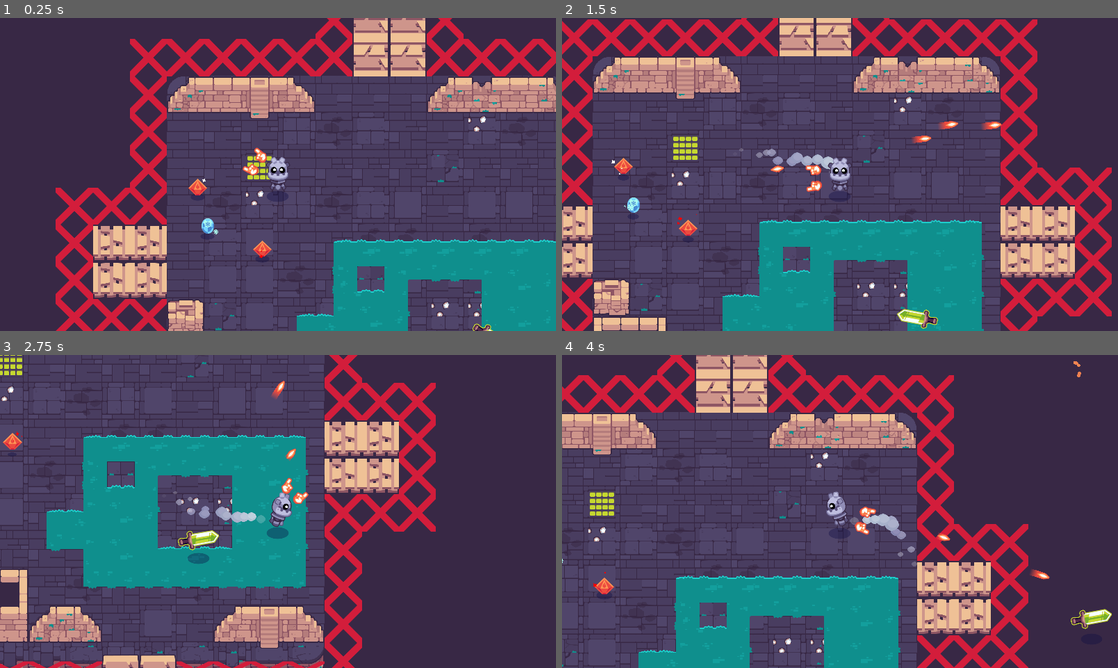
Above: before the commit, frames 1-4 (two rows, left to right).
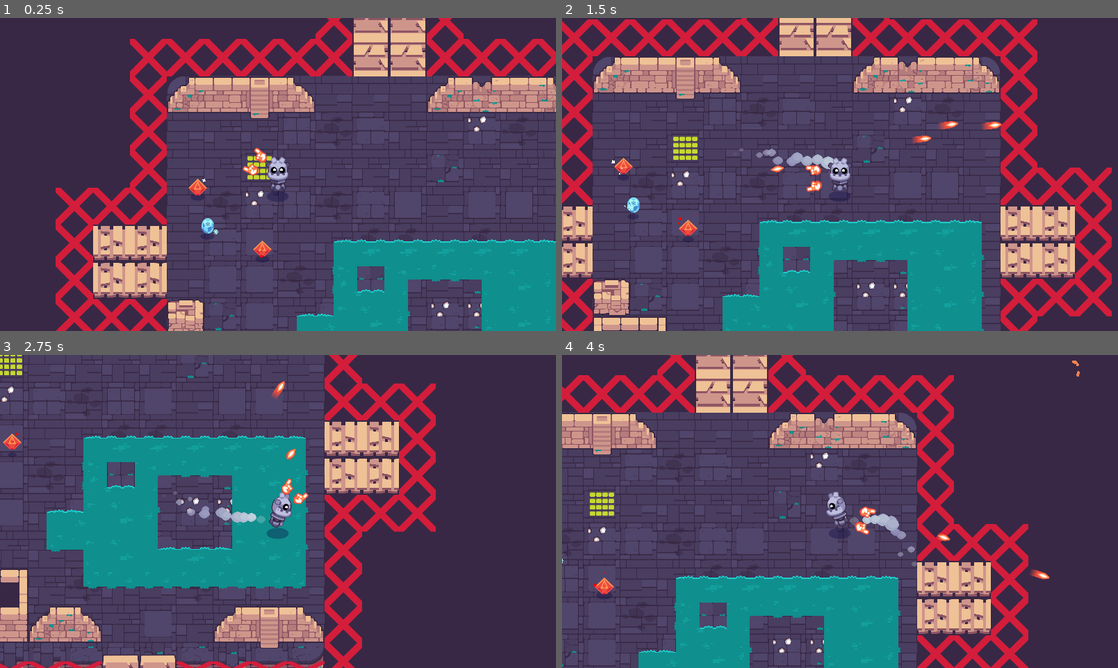
Above: after the commit, the same moments.

Repository: Tyler-Henson/GodotFinalChallenge
Game: Godot game, scene res://rooms/TestRoom.tscn
Two runs of this game, one before a commit and one after it. Both use one fixed random seed, a clock stepped at 60 frames per second and the inputs below. Sound files missing from this copy of the repository are replaced by a short silence.
Inputs (mouse positions are in pixels of both pictures, inside the frame that each line leads up to):
- Up to frame 1 (0.25 s): no input
- Up to frame 2 (1.5 s): move the mouse to (962, 158) at 0.52 s; press the mouse at (962, 158) at 0.53 s; hold D (move_right) 0.53-1.28 s; move the mouse to (728, 190) at 1.27 s; release the mouse at (728, 190) at 1.28 s; hold S (move_down) from 1.28 s (still down); click (728, 190) at 1.35 s
- Up to frame 3 (2.75 s): move the mouse to (333, 442) at 2.02 s; release S (move_down) at 2.03 s; press the mouse at (333, 442) at 2.03 s; hold D (move_right) from 2.03 s (still down)
- Up to frame 4 (4 s): move the mouse to (812, 574) at 2.77 s; release D (move_right) at 2.78 s; release the mouse at (812, 574) at 2.78 s; hold W (move_up) 2.78-3.53 s; click (812, 574) at 2.85 s; move the mouse to (1006, 558) at 3.52 s; press the mouse at (1006, 558) at 3.53 s; hold A (move_left) from 3.53 s (still down)

The runs differ from the first frame. In frame 1, less than 0.1% of the frame differs, in the area x 85-89%, y 97-100%; in frame 2, 0.3%; in frame 3, 3.5%, in the area x 0-79%, y 0-100%; in frame 4, 0.3%.

Commit message:
Added spawners for mobs, teleporters, and the character

Diff:
--- a/rooms/TestRoom.gd
+++ b/rooms/TestRoom.gd
@@ -1,8 +1,11 @@
 extends YSort
 
-onready var spawner := $Mobs/Spawner
+onready var spawner := $Mobs/SpawnerMob
+
+onready var spawner_teleport := $Mobs/SpawnerTeleporter
 
 
 
 func _ready() -> void:
 	spawner.spawn()
+	#spawner_teleport.spawn()
--- a/rooms/TestRoom.tscn
+++ b/rooms/TestRoom.tscn
@@ -1,18 +1,14 @@
-[gd_scene load_steps=14 format=2]
+[gd_scene load_steps=10 format=2]
 
 [ext_resource path="res://rooms/assets/tileset_floating_dungeon.tres" type="TileSet" id=1]
 [ext_resource path="res://robot/Robot.tscn" type="PackedScene" id=2]
 [ext_resource path="res://pickups/ice_spells/PickupSpellIcePunch.tscn" type="PackedScene" id=3]
 [ext_resource path="res://rooms/assets/tileset_inivisible_walls.tres" type="TileSet" id=4]
-[ext_resource path="res://mobs/dummy/Dummy.tscn" type="PackedScene" id=5]
+[ext_resource path="res://rooms/spawners/SpawnerMob.tscn" type="PackedScene" id=5]
 [ext_resource path="res://pickups/fire_spells/PickupSpellFireBasic.tscn" type="PackedScene" id=6]
 [ext_resource path="res://pickups/fire_spells/PickupSpellFireRapid.tscn" type="PackedScene" id=7]
-[ext_resource path="res://rooms/spawners/spawner_mob.svg" type="Texture" id=8]
-[ext_resource path="res://mobs/shield/Shield.tscn" type="PackedScene" id=9]
-[ext_resource path="res://mobs/sword/Sword.tscn" type="PackedScene" id=10]
-[ext_resource path="res://mobs/bomb/Bomb.tscn" type="PackedScene" id=11]
+[ext_resource path="res://rooms/spawners/SpawnerTeleporter.tscn" type="PackedScene" id=8]
 [ext_resource path="res://rooms/TestRoom.gd" type="Script" id=12]
-[ext_resource path="res://rooms/spawners/Spawner.gd" type="Script" id=13]
 
 [node name="TestRoom" type="YSort"]
 script = ExtResource( 12 )
@@ -74,11 +70,11 @@
 "_edit_lock_": true
 }
 
-[node name="Spawner" type="Sprite" parent="Mobs"]
-position = Vector2( 1120, 902 )
-texture = ExtResource( 8 )
-script = ExtResource( 13 )
-list = [ ExtResource( 5 ), ExtResource( 11 ), ExtResource( 9 ), ExtResource( 10 ) ]
+[node name="SpawnerMob" parent="Mobs" instance=ExtResource( 5 )]
+position = Vector2( 1041, 846 )
+
+[node name="SpawnerTeleporter" parent="Mobs" instance=ExtResource( 8 )]
+position = Vector2( 1019, 253 )
 
 [node name="Items" type="Node2D" parent="."]
 __meta__ = {
--- /dev/null
+++ b/rooms/spawners/SpawnerMob.tscn
@@ -0,0 +1,13 @@
+[gd_scene load_steps=7 format=2]
+
+[ext_resource path="res://rooms/spawners/Spawner.gd" type="Script" id=1]
+[ext_resource path="res://rooms/spawners/spawner_mob.svg" type="Texture" id=2]
+[ext_resource path="res://mobs/shield/Shield.tscn" type="PackedScene" id=3]
+[ext_resource path="res://mobs/bomb/Bomb.tscn" type="PackedScene" id=4]
+[ext_resource path="res://mobs/dummy/Dummy.tscn" type="PackedScene" id=5]
+[ext_resource path="res://mobs/sword/Sword.tscn" type="PackedScene" id=6]
+
+[node name="SpawnerMob" type="Sprite"]
+texture = ExtResource( 2 )
+script = ExtResource( 1 )
+list = [ ExtResource( 5 ), ExtResource( 3 ), ExtResource( 4 ), ExtResource( 6 ) ]
--- /dev/null
+++ b/rooms/spawners/SpawnerRobot.tscn
@@ -0,0 +1,11 @@
+[gd_scene load_steps=4 format=2]
+
+[ext_resource path="res://robot/Robot.tscn" type="PackedScene" id=1]
+[ext_resource path="res://rooms/spawners/Spawner.gd" type="Script" id=2]
+[ext_resource path="res://rooms/spawners/spawner_robot.svg" type="Texture" id=3]
+
+[node name="SpawnerRobot" type="Sprite"]
+texture = ExtResource( 3 )
+script = ExtResource( 2 )
+list = [ ExtResource( 1 ) ]
+spawning_chance = 100
--- /dev/null
+++ b/rooms/spawners/SpawnerTeleporter.tscn
@@ -0,0 +1,11 @@
+[gd_scene load_steps=4 format=2]
+
+[ext_resource path="res://rooms/spawners/spawner_teleporter.svg" type="Texture" id=1]
+[ext_resource path="res://rooms/teleporter/Teleporter.tscn" type="PackedScene" id=2]
+[ext_resource path="res://rooms/spawners/Spawner.gd" type="Script" id=3]
+
+[node name="SpawnerTeleporter" type="Sprite"]
+texture = ExtResource( 1 )
+script = ExtResource( 3 )
+list = [ ExtResource( 2 ) ]
+spawning_chance = 100
